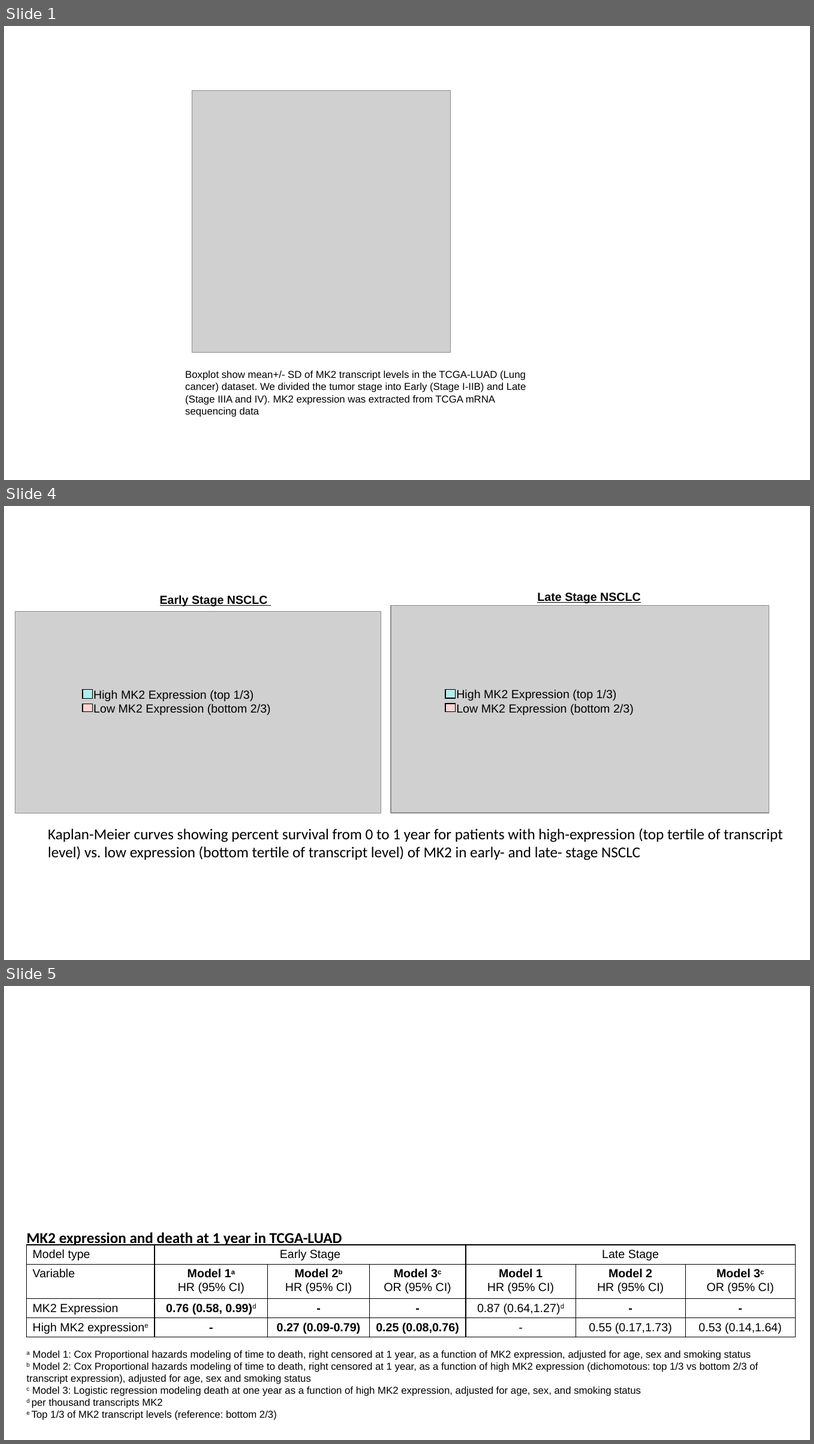
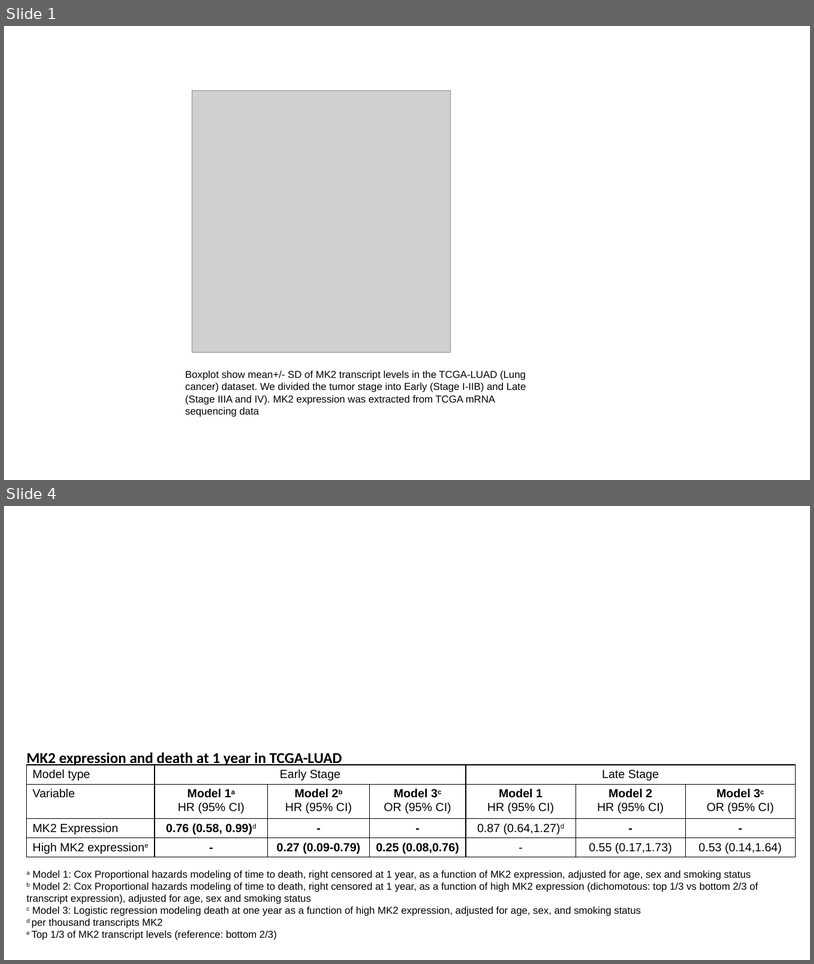
Before and after one commit to suresh-lab/TCGA-casp3, a slide deck: figures/tcga MK2 survival analysis_082020.pptx. Shown one above the other, each under a label of ours: slides 1, 4 and 5 before the commit, slides 1 and 4 after it; the slides between them are not shown. The pictures are 814x1444 and 814x964 pixels, drawn with LibreOffice and Linux fonts; fonts in the diff are those of the drawing; grey boxes stand for pictures. Boxes give left, top, right and bottom in pixels: in the first picture for what was removed or moved away, otherwise in the second. Text is boxed around its words. In the diff, an @@ line names an element or a change of style, - is before the commit and + after.

```diff
--- a/figures/tcga MK2 survival analysis_082020.pptx
+++ b/figures/tcga MK2 survival analysis_082020.pptx
@@ slide 4 removed at box(4, 506, 810, 960), background #FFFFFF @@
@@ text removed at box(160, 595, 268, 606) @@
-Early Stage NSCLC
@@ text removed at box(537, 592, 641, 603) @@
-Late Stage NSCLC
@@ picture removed at box(15, 611, 381, 813) @@
@@ picture removed at box(391, 605, 770, 813) @@
@@ rectangle removed at box(83, 690, 92, 699) @@
@@ text removed at box(93, 690, 271, 715) @@
-High MK2 Expression (top 1/3)
-Low MK2 Expression (bottom 2/3)
@@ rectangle removed at box(446, 690, 455, 699) @@
@@ rectangle removed at box(446, 703, 455, 711) @@
@@ text removed at box(456, 689, 634, 715) @@
-High MK2 Expression (top 1/3)
-Low MK2 Expression (bottom 2/3)
@@ rectangle removed at box(83, 704, 92, 712) @@
@@ text removed at box(48, 828, 783, 860) @@
-Kaplan-Meier curves showing percent survival from 0 to 1 year for patients with high-expression (top tertile of transcript level) vs. low expression (bottom tertile of transcript level) of MK2 in early- and late- stage NSCLC
@@ what was slide 5 is now slide 4 @@
```
Also in this commit, not shown: 2 slides changed, 2 slides added, 1 other slide removed, 9 other files.
